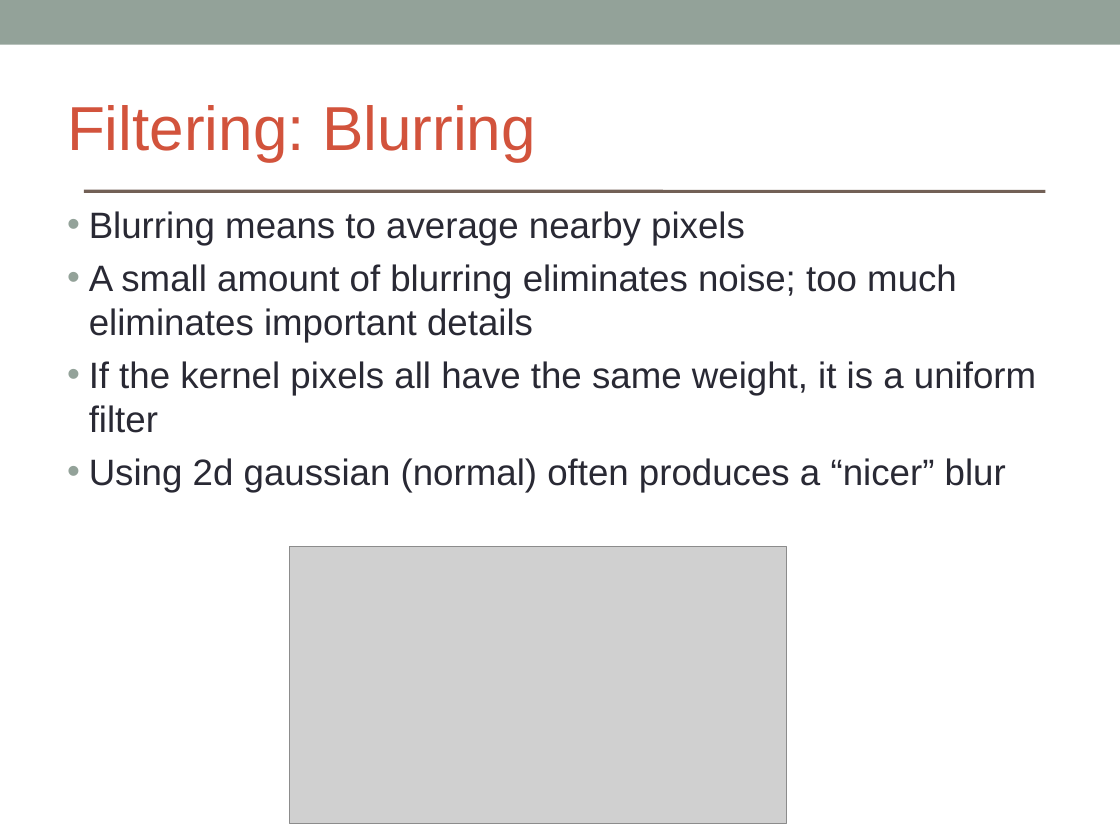
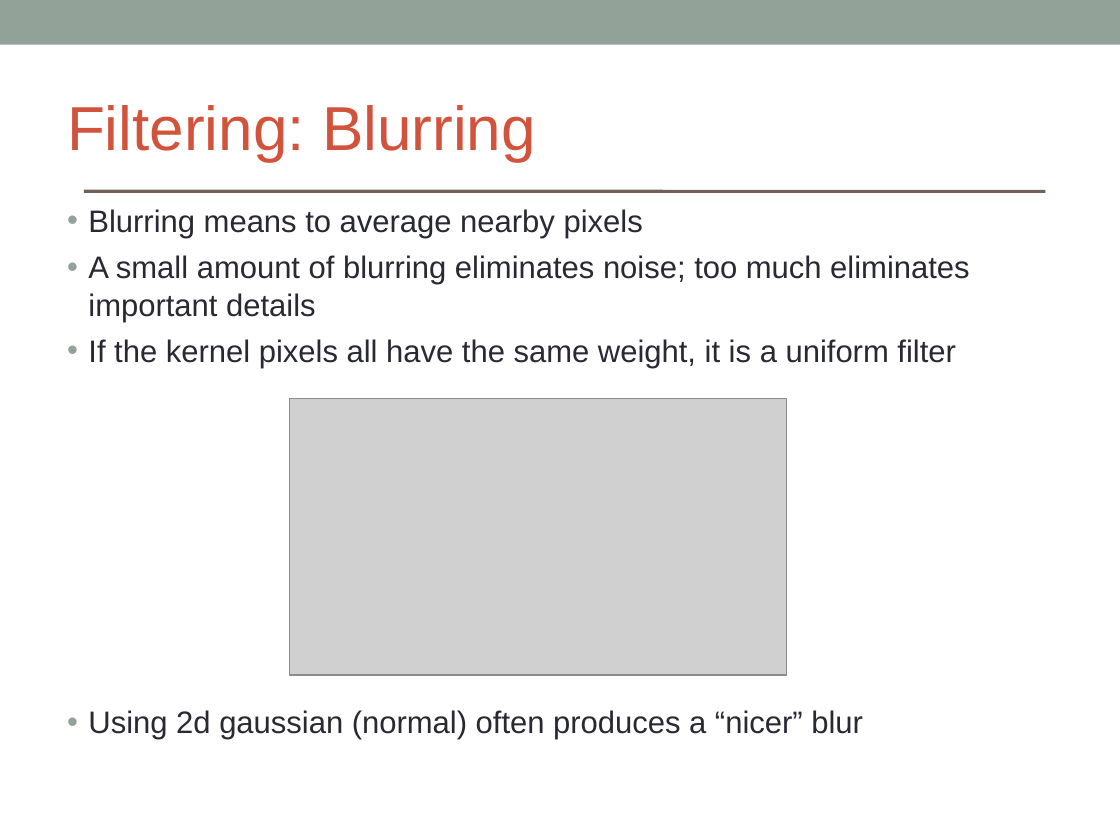
Before and after one commit to brikeats/Image-Analysis-in-Python, a slide deck: slide 12 of ImageAnalysisPython.ppt. Drawn at 1120x840 pixels with LibreOffice and Linux fonts; fonts in the diff are those of the drawing; grey boxes stand for pictures. Boxes give left, top, right and bottom in pixels: in the first picture for what was removed or moved away, otherwise in the second. Text is boxed around its words. In the diff, an @@ line names an element or a change of style, - is before the commit and + after.

Commit message:
Moved images higher up on slide so people in the back can see them

```diff
--- a/ImageAnalysisPython.ppt
+++ b/ImageAnalysisPython.ppt
@@ text "Blurring means to average nearby ..." at (88, 209, 969, 740): size 26 to 22 pt @@
@@ picture: place and size @@
-picture at (290, 547, 788, 823)
+picture at (290, 398, 788, 675)
```
Also in this commit, not shown: 7 other slides changed.
